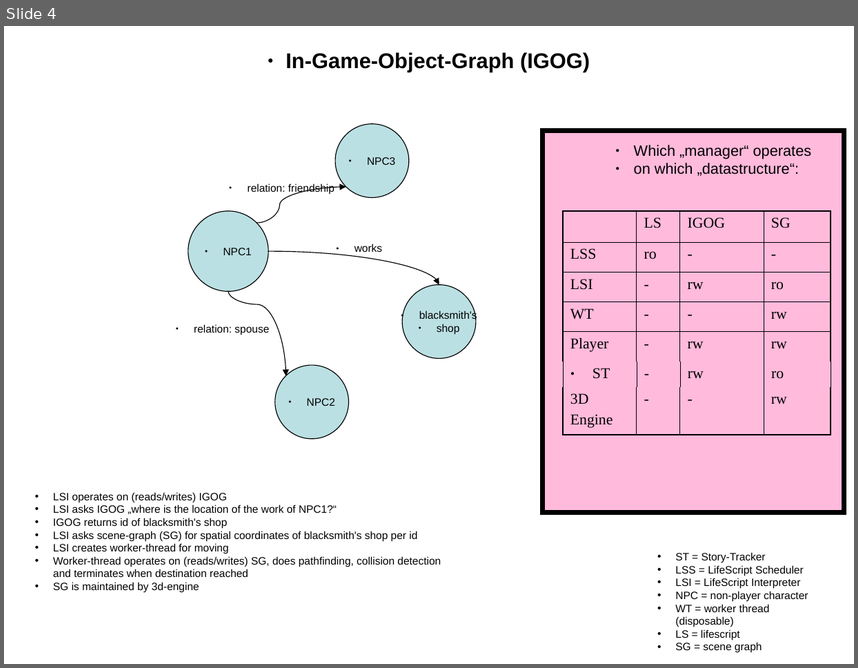
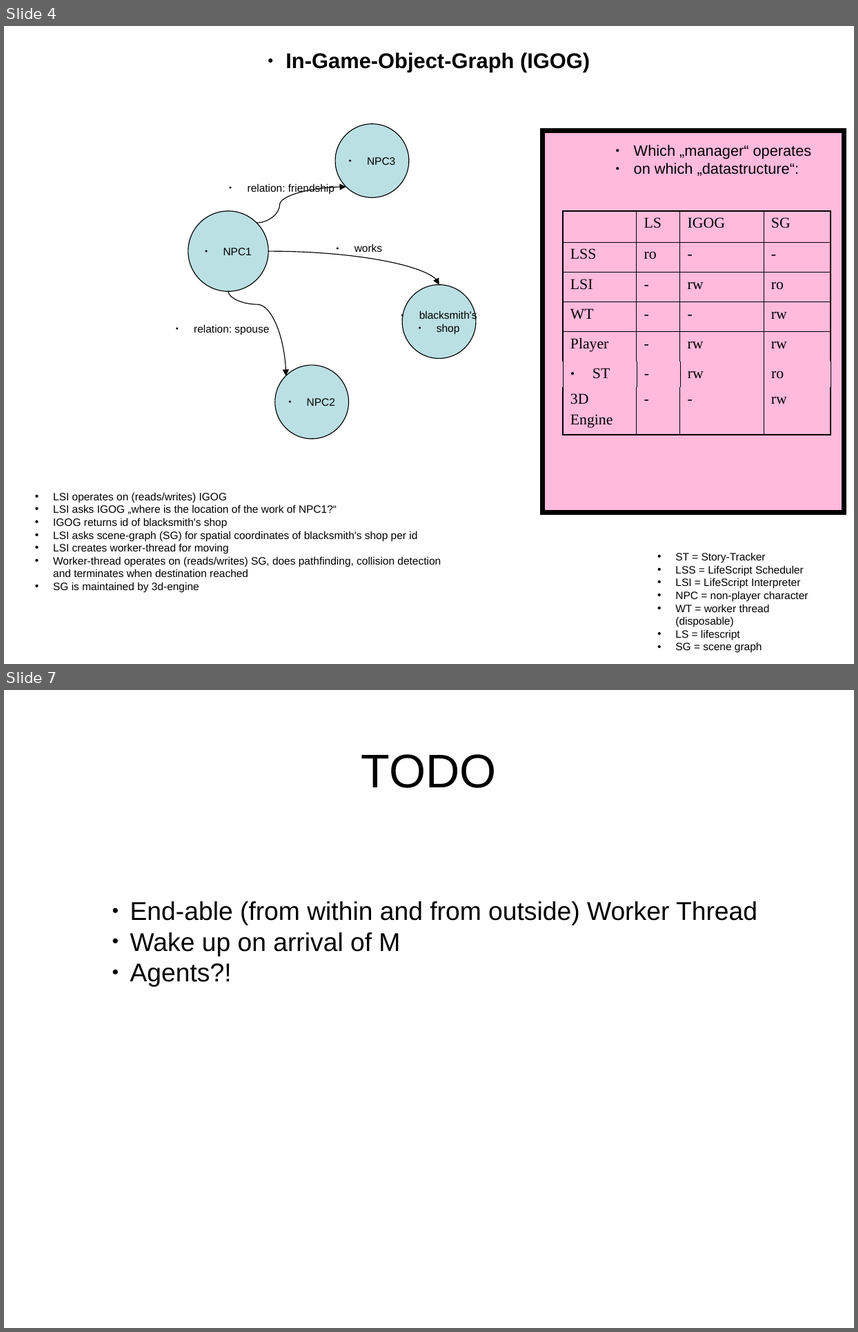
Before and after one commit to rob31415/yacg, a slide deck: docu/yacg_core.odp. Shown one above the other, each under a label of ours: slide 4 before the commit, slides 4 and 7 after it; the slides between them are not shown. The pictures are 858x668 and 858x1332 pixels, drawn with LibreOffice and Linux fonts; fonts in the diff are those of the drawing. Boxes give left, top, right and bottom in pixels: in the first picture for what was removed or moved away, otherwise in the second. Text is boxed around its words. In the diff, an @@ line names an element or a change of style, - is before the commit and + after.

```diff
--- a/docu/yacg_core.odp
+++ b/docu/yacg_core.odp
@@ slide 7 added at (x1=4, y1=690, x2=854, y2=1328), background #FFFFFF @@
@@ title added at (x1=361, y1=754, x2=497, y2=788), 44 pt, text #000000 @@
+TODO
@@ text added at (x1=130, y1=901, x2=757, y2=987), 24 pt, text #000000 @@
+● End-able (from within and from outside) Worker Thread
+● Wake up on arrival of M
+● Agents?!
```
Also in this commit, not shown: 1 slide changed, 1 other slide added, 1 slide removed, 42 other files.
